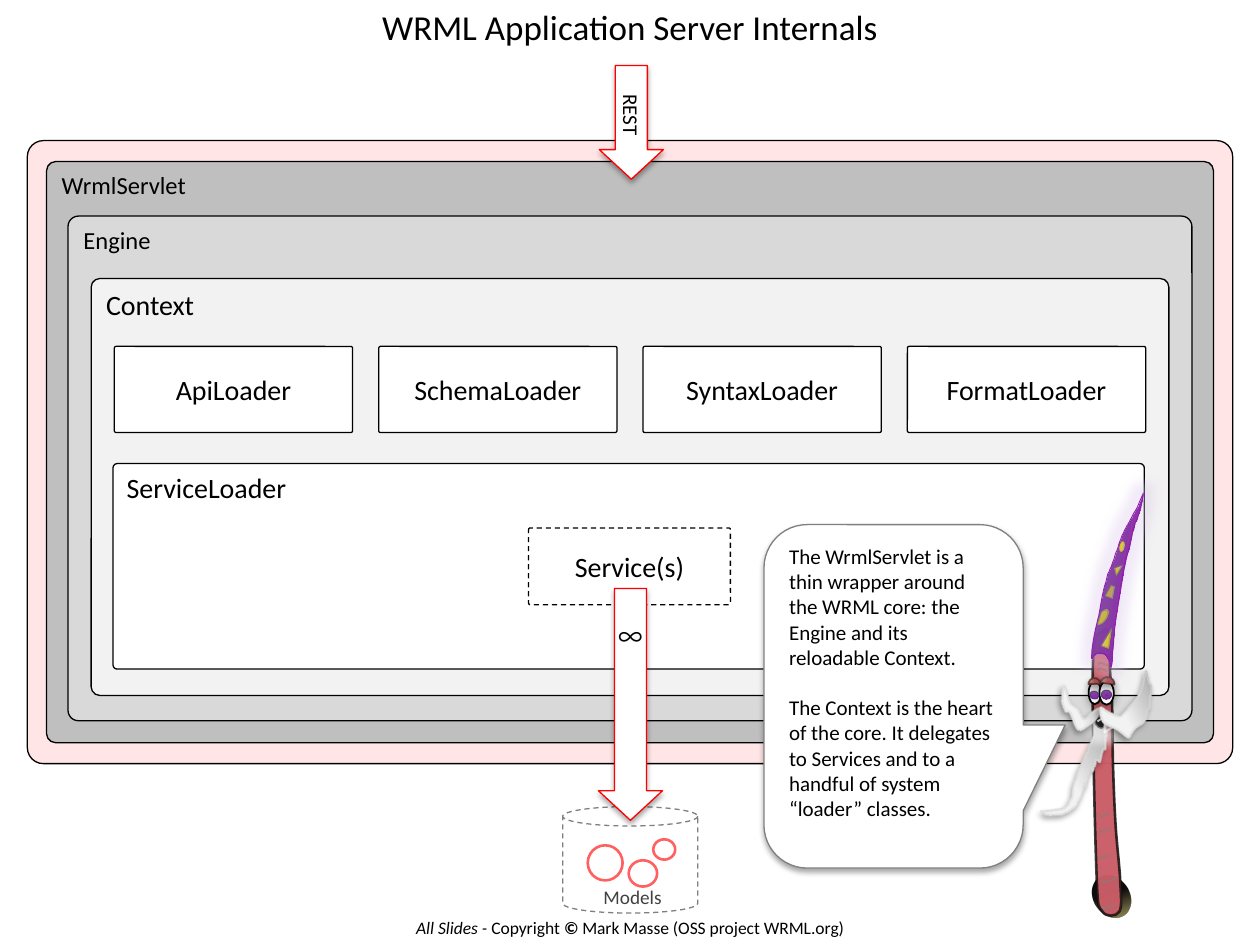
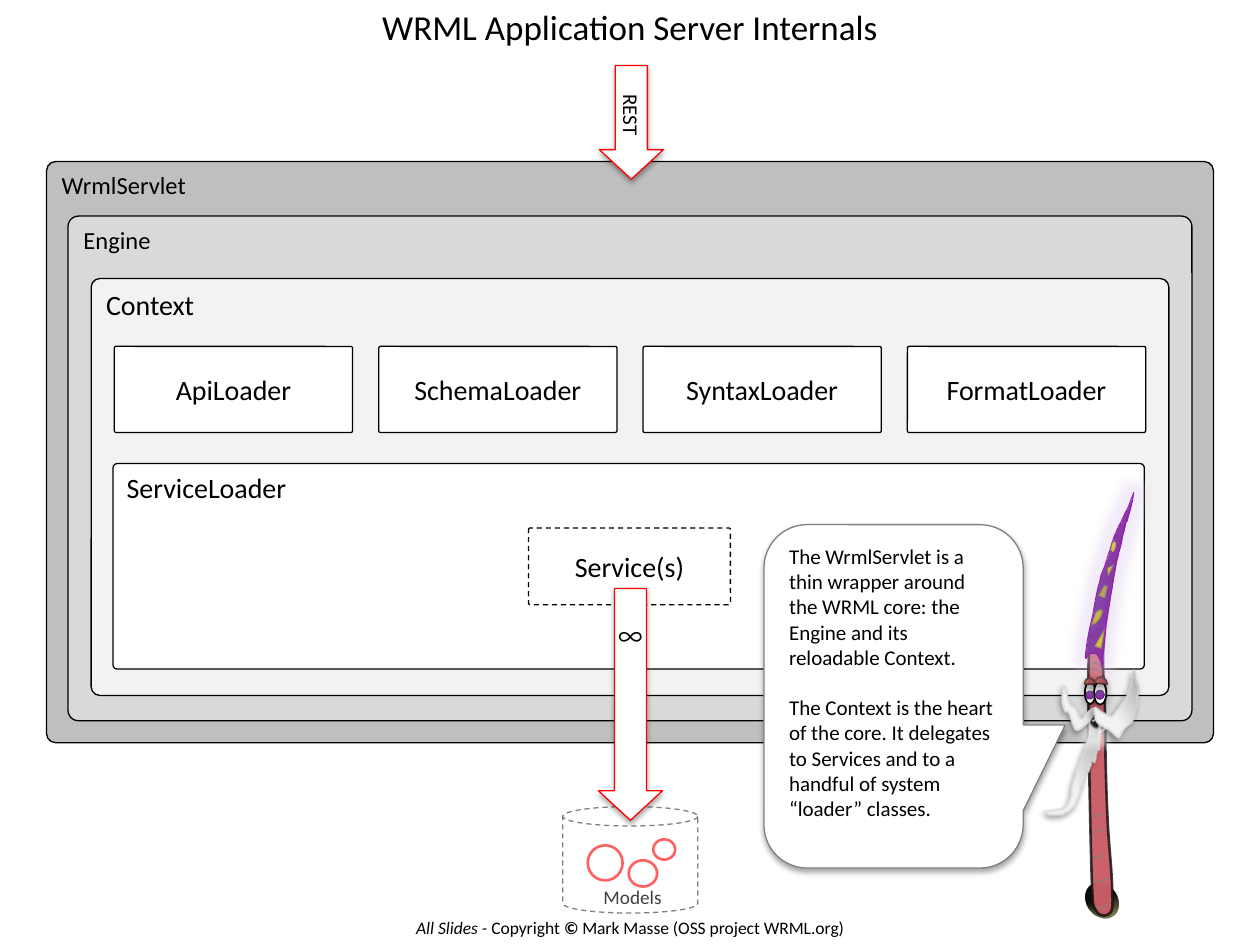
Before and after one commit to wrml/wrml, a slide deck: slide 5 of doc/WRML_DesignNotes.pptx (slide 4 before the commit). Drawn at 1260x945 pixels with LibreOffice and Linux fonts; fonts in the diff are those of the drawing. Boxes give left, top, right and bottom in pixels: in the first picture for what was removed or moved away, otherwise in the second. Text is boxed around its words. In the diff, an @@ line names an element or a change of style, - is before the commit and + after.

```diff
--- a/doc/WRML_DesignNotes.pptx
+++ b/doc/WRML_DesignNotes.pptx
@@ rounded rectangle removed at <box>28,141,1234,764</box> @@
@@ freeform shape: place and size @@
-freeform shape at <box>1089,489,1144,669</box>
+freeform shape at <box>1083,490,1134,668</box>
@@ freeform shape: place and size @@
-freeform shape at <box>1094,518,1138,653</box>
+freeform shape at <box>1089,518,1126,653</box>
@@ 1 ellipse, 1 trapezoid, 1 triangle: place and size @@
-1 ellipse, 1 trapezoid, 1 triangle at <box>1106,542,1125,598</box>
+1 ellipse, 1 trapezoid, 1 triangle at <box>1098,542,1116,598</box>
@@ freeform shape: place and size @@
-freeform shape at <box>1092,629,1121,916</box>
+freeform shape at <box>1089,629,1113,916</box>
@@ freeform shape at <box>1061,686,1096,731</box>: outline redrawn @@
@@ 7 ellipses, 7 freeform shapes, 3 chord (boxed as its full ellipse)s, 1 triangle: place and size @@
-7 ellipses, 7 freeform shapes, 3 chord (boxed as its full ellipse)s, 1 triangle at <box>1087,608,1118,908</box>
+7 ellipses, 7 freeform shapes, 3 chord (boxed as its full ellipse)s, 1 triangle at <box>1083,608,1109,908</box>
@@ freeform shape: place and size @@
-freeform shape at <box>1099,669,1152,739</box>
+freeform shape at <box>1094,670,1139,739</box>
@@ freeform shape: place and size @@
-freeform shape at <box>1103,687,1147,729</box>
+freeform shape at <box>1097,687,1135,729</box>
@@ freeform shape: place and size @@
-freeform shape at <box>1067,705,1094,725</box>
+freeform shape at <box>1066,705,1089,725</box>
@@ freeform shape: place and size @@
-freeform shape at <box>1038,720,1109,815</box>
+freeform shape at <box>1042,720,1103,815</box>
@@ freeform shape: place and size @@
-freeform shape at <box>1056,727,1121,789</box>
+freeform shape at <box>1056,729,1114,787</box>
@@ freeform shape: place and size @@
-freeform shape at <box>1065,732,1111,803</box>
+freeform shape at <box>1063,733,1104,803</box>
@@ ellipse: place and size @@
-ellipse at <box>1088,870,1135,923</box>
+ellipse at <box>1082,878,1123,923</box>
```
Also in this commit, not shown: 7 other slides changed, 7 slides added, 8 other files.
